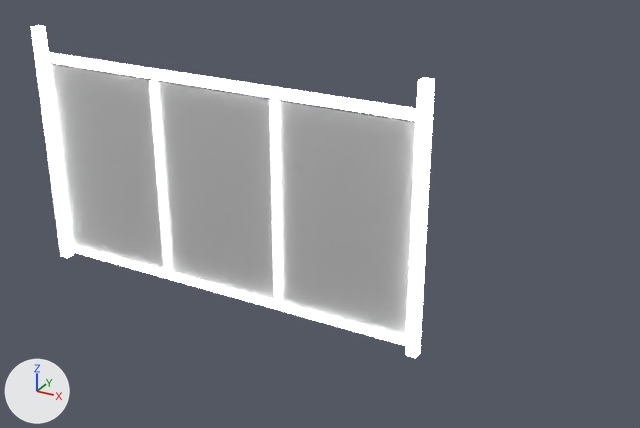
A saved change to the glTF model assets/models/city/fence_gate.glb.
The view is the same before and after, from a camera (50 mm lens) standing at (5.82, -5.54, 3.79) and looking at (2.76, 0.03, 1.01). Every picture has the same lights, and +X, +Y and +Z are marked at lower left. The picture after the commit comes second. Vertices at exactly the same position are counted once.

Names of what the first picture shows: 'fence_gate'.
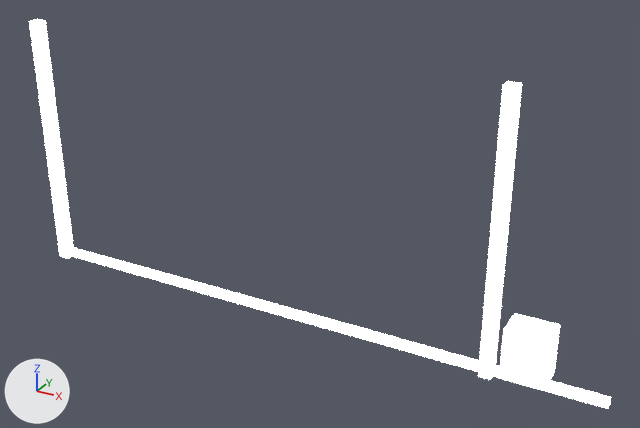
The change, as a diff of the scene's bpy script:
```diff
--- a/assets/models/city/fence_gate.glb.py
+++ b/assets/models/city/fence_gate.glb.py
@@ me_fence_gate @@
 # used by ob_fence_gate; location = (0.0, 0.0, 0.0)
-me_fence_gate.from_pydata(...)  # 148 vertices, 266 faces; spans x -0.05..3.64, y -0.05..0.05, z 0.0..2.2
+me_fence_gate.from_pydata(...)  # 120 vertices, 220 faces; spans x -0.05..5.1, y -0.21..0.13, z 0.0..2.25
+# me_fence_gate part 1: the loose piece of 24 vertices spanning x -0.05..0.05, y -0.05..0.05, z 0.0..2.2 is scaled about the mesh origin by (1.12, 1.12, 1.02)
+# me_fence_gate part 2: the loose piece of 24 vertices spanning x 3.55..3.64, y -0.05..0.05, z 0.0..2.2 is scaled about its middle by (1.12, 1.12, 1.02), then moved by (0.6, 0.0, 0.02)
+# me_fence_gate part 3: the loose piece of 24 vertices spanning x 0.0..3.6, y -0.03..0.03, z 0.07..0.13 is scaled about its middle by (1.42, 1.43, 1), then moved by (0.75, 0.0, -0.04)
+# me_fence_gate part 4: the loose piece of 24 vertices spanning x 2.35..2.41, y -0.02..0.02, z 0.14..1.88 is scaled about its middle by (5.79, 6.74, 0.237), then moved by (2.12, 0.0, -0.71)
+# me_fence_gate part 5: the loose piece of 24 vertices spanning x 0.0..3.6, y -0.03..0.03, z 1.9..1.98 is scaled about its middle by (0.0326, 2.11, 1.28), then moved by (2.7, -0.16, -1.48)
+# me_fence_gate part 6: the loose piece of 24 vertices spanning x 1.19..1.25, y -0.02..0.02, z 0.14..1.88 is deleted
+# me_fence_gate part 7: the loose piece of 4 vertices spanning x 0.05..3.55, y 0.0, z 0.14..1.88 is deleted
 me_fence_gate.materials.append(mat_dc_atlas)
-me_fence_gate.materials.append(mat_dc_fence_mesh)  # white #e7e7e7
```

Pixel boxes (x1, y1, x2, y2) of what changed, in the pictures (640 x 428 px; the box of a moved part takes in the faces that stretch with it):
'fence_gate', reshaped (44% wider, 17% taller): before (31, 25, 435, 358); after (29, 19, 611, 409)
part 1 of me_fence_gate, moved or reshaped: before (31, 25, 74, 258); after (29, 19, 73, 259)
part 2 of me_fence_gate, moved or reshaped: before (405, 77, 435, 358); after (478, 81, 522, 380)
part 3 of me_fence_gate, moved or reshaped: before (67, 244, 406, 346); after (68, 247, 611, 409)
part 4 of me_fence_gate, moved or reshaped: before (270, 99, 282, 303); after (499, 313, 560, 391)
part 5 of me_fence_gate, moved or reshaped: before (43, 52, 417, 121); after (514, 332, 535, 354)
part 6 of me_fence_gate, deleted: before (149, 80, 171, 272)
part 7 of me_fence_gate, deleted: before (47, 64, 416, 337)
